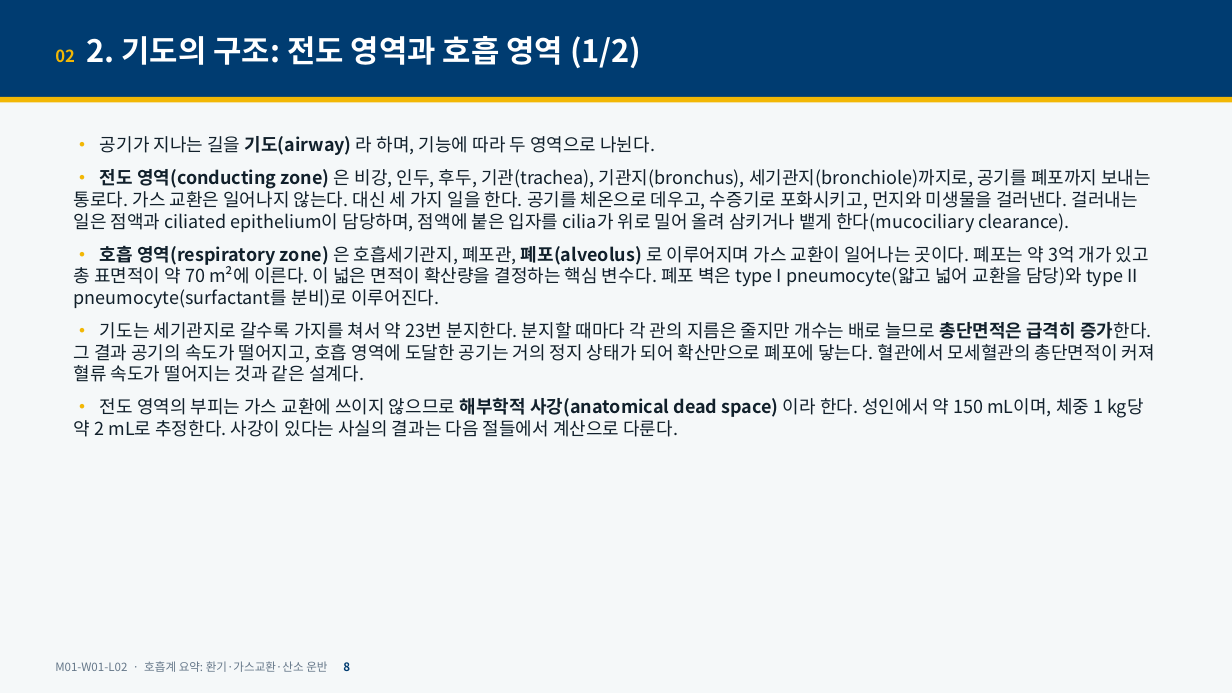
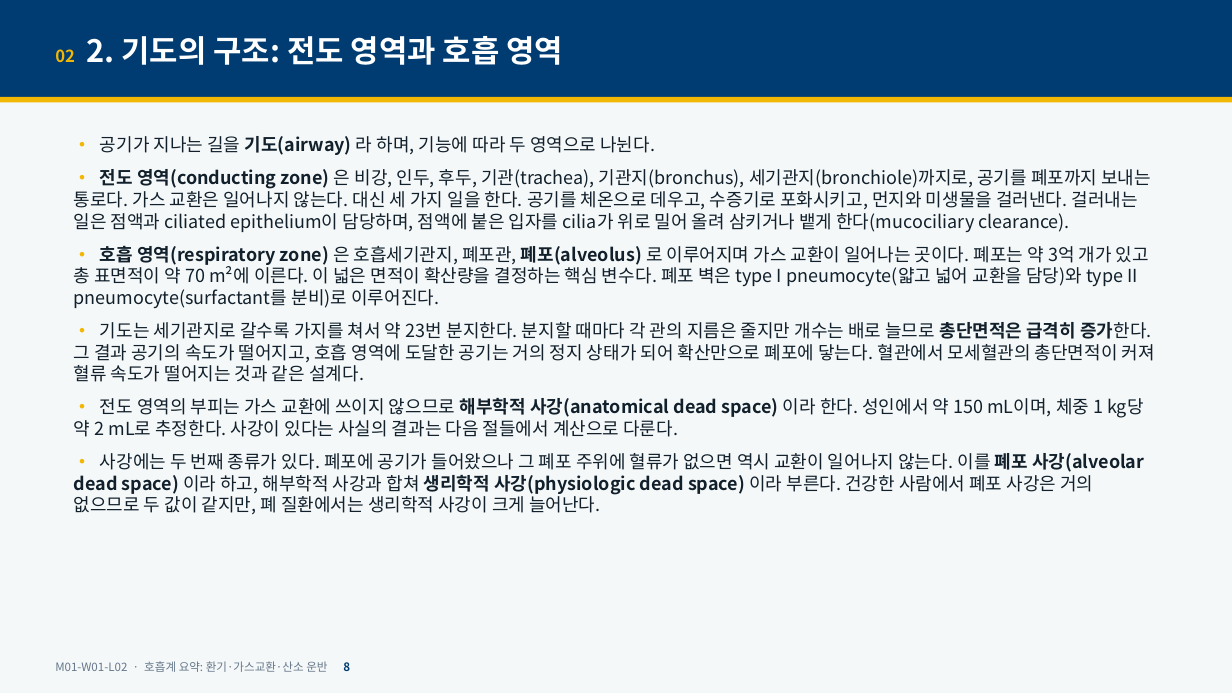
Before and after one commit to hoperiasd2/hoperiasd2.github.io, a slide deck: slide 8 of curriculum/M01/W01/L02/slides.pptx. Drawn at 1232x693 pixels with LibreOffice and Linux fonts; fonts in the diff are those of the drawing. Boxes give left, top, right and bottom in pixels: in the first picture for what was removed or moved away, otherwise in the second. Text is boxed around its words. In the diff, an @@ line names an element or a change of style, - is before the commit and + after.

```diff
--- a/curriculum/M01/W01/L02/slides.pptx
+++ b/curriculum/M01/W01/L02/slides.pptx
@@ text at [55, 36, 563, 65]: text changed @@
-02 2. 기도의 구조: 전도 영역과 호흡 영역 (1/2)
+02 2. 기도의 구조: 전도 영역과 호흡 영역
@@ text at [74, 453, 1144, 515]: paragraph added @@
+• 사강에는 두 번째 종류가 있다. 폐포에 공기가 들어왔으나 그 폐포 주위에 혈류가 없으면 역시 교환이 일어나지 않는다. 이를 폐포 사강(alveolar dead space) 이라 하고, 해부학적 사강과 합쳐 생리학적 사강(physiologic dead space) 이라 부른다. 건강한 사람에서 폐포 사강은 거의 없으므로 두 값이 같지만, 폐 질환에서는 생리학적 사강이 크게 늘어난다.
```
Also in this commit, not shown: 23 other slides changed, 23 slides removed, 5 other files.
